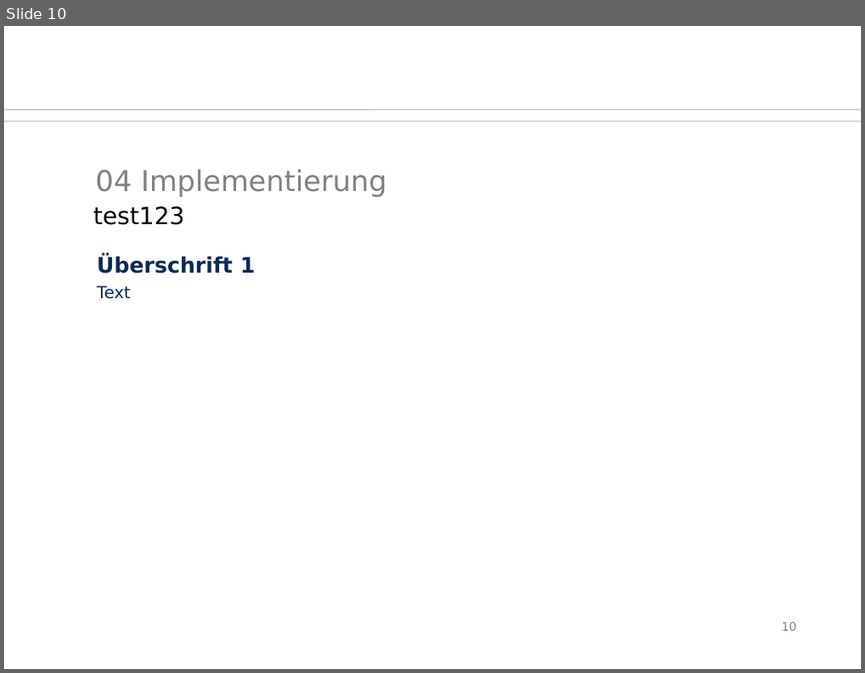
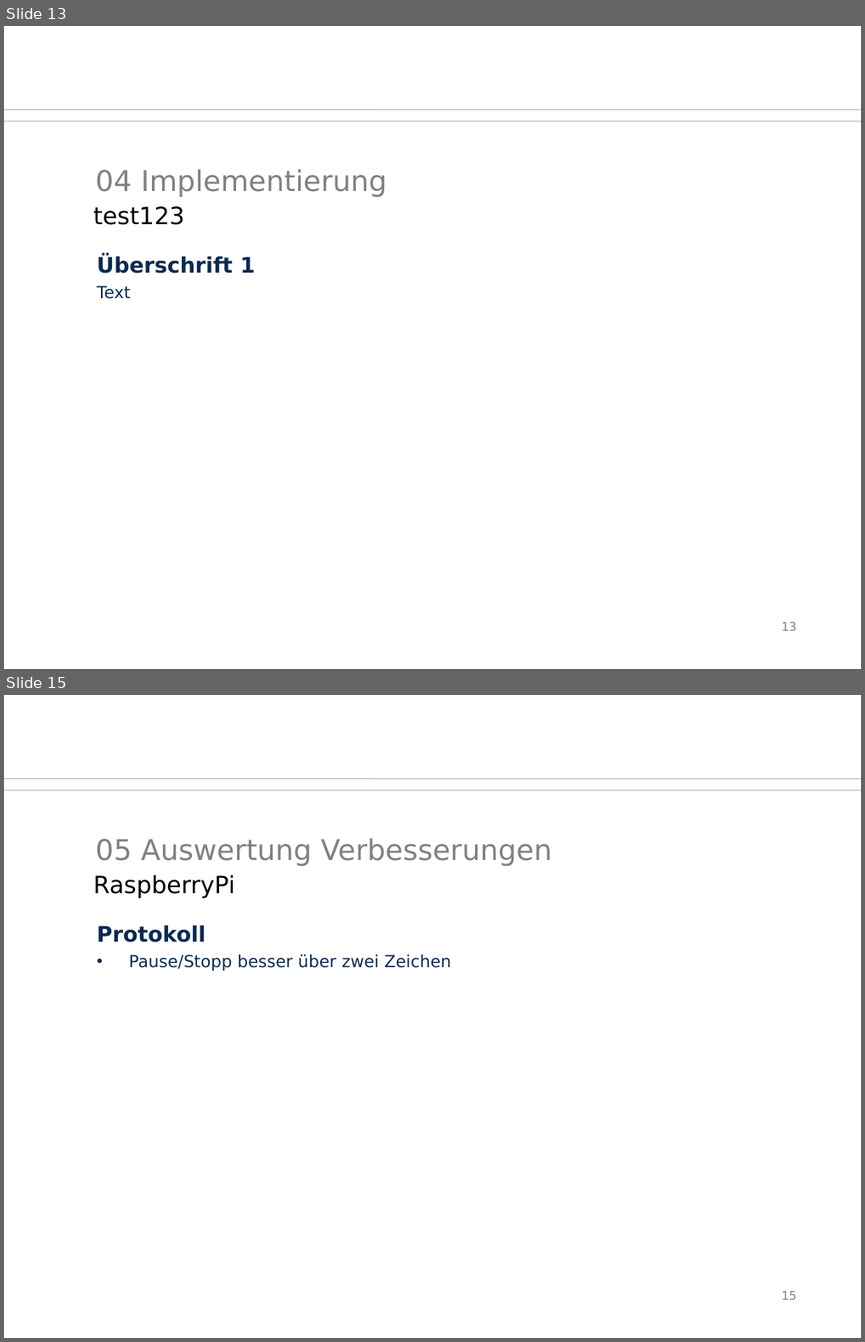
Before and after one commit to SaSteDD/ees_StegStef, a slide deck: präsi/btwf.odp. Shown one above the other, each under a label of ours: slide 10 before the commit, slides 13 and 15 after it; the slides between them are not shown. The pictures are 865x673 and 865x1342 pixels, drawn with LibreOffice and Linux fonts; fonts in the diff are those of the drawing; background and template pictures are left out. Boxes give left, top, right and bottom in pixels: in the first picture for what was removed or moved away, otherwise in the second. Text is boxed around its words. In the diff, an @@ line names an element or a change of style, - is before the commit and + after.

```diff
--- a/präsi/btwf.odp
+++ b/präsi/btwf.odp
@@ slide 15 added at bbox=[4, 695, 861, 1338], background #FFFFFF; not listed: 2 template elements that a slide beside it also shows @@
@@ title added at bbox=[96, 838, 552, 866], 24 pt, text #808080 @@
+05 Auswertung Verbesserungen
@@ text added at bbox=[93, 874, 235, 898], 20 pt, text #000000 @@
+RaspberryPi
@@ text added at bbox=[97, 925, 451, 970], 14 pt, text #0B2A51 @@
+Protokoll
+• Pause/Stopp besser über zwei Zeichen
@@ page number added at bbox=[782, 1291, 797, 1299], 10 pt, text #808080 @@
+15
@@ what was slide 10 is now slide 13 @@
@@ page number at bbox=[782, 621, 797, 630]: text changed @@
-10
+13
```
Also in this commit, not shown: 4 other slides added, 2 other files.
